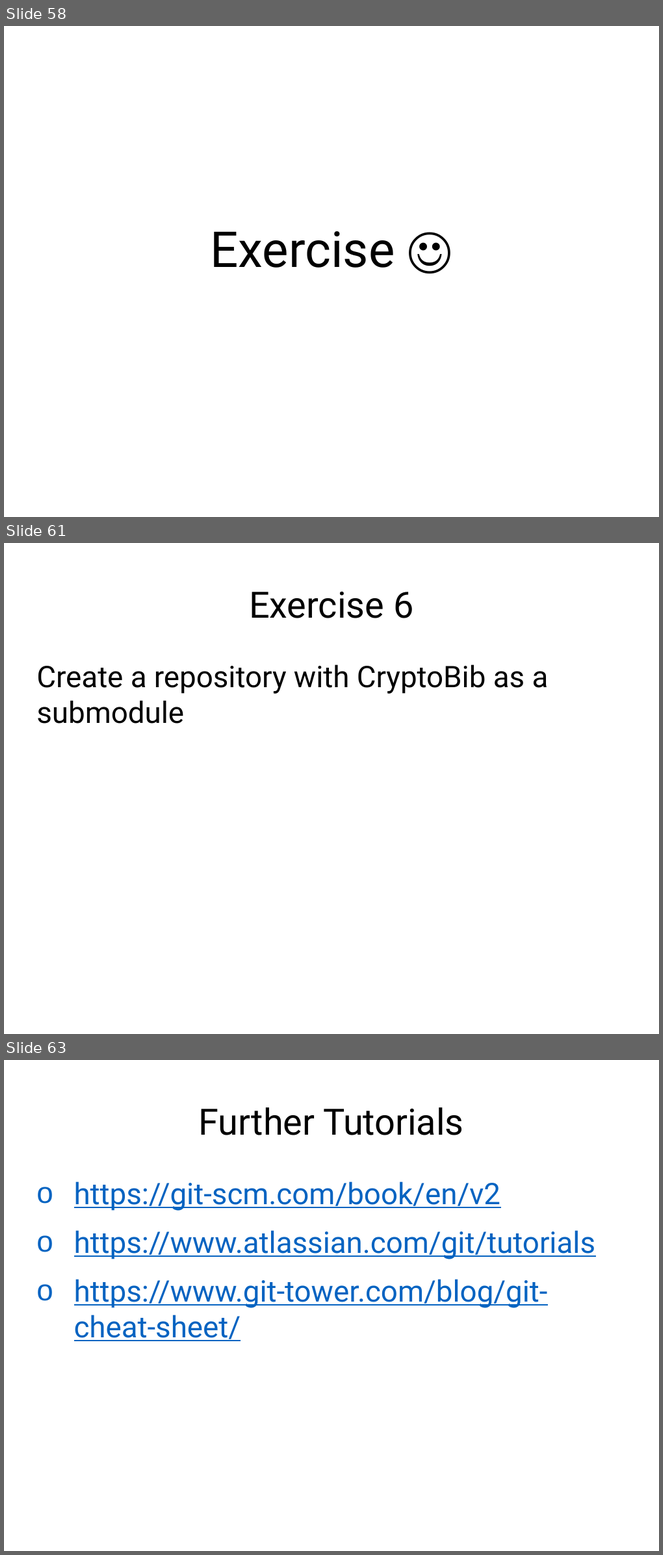
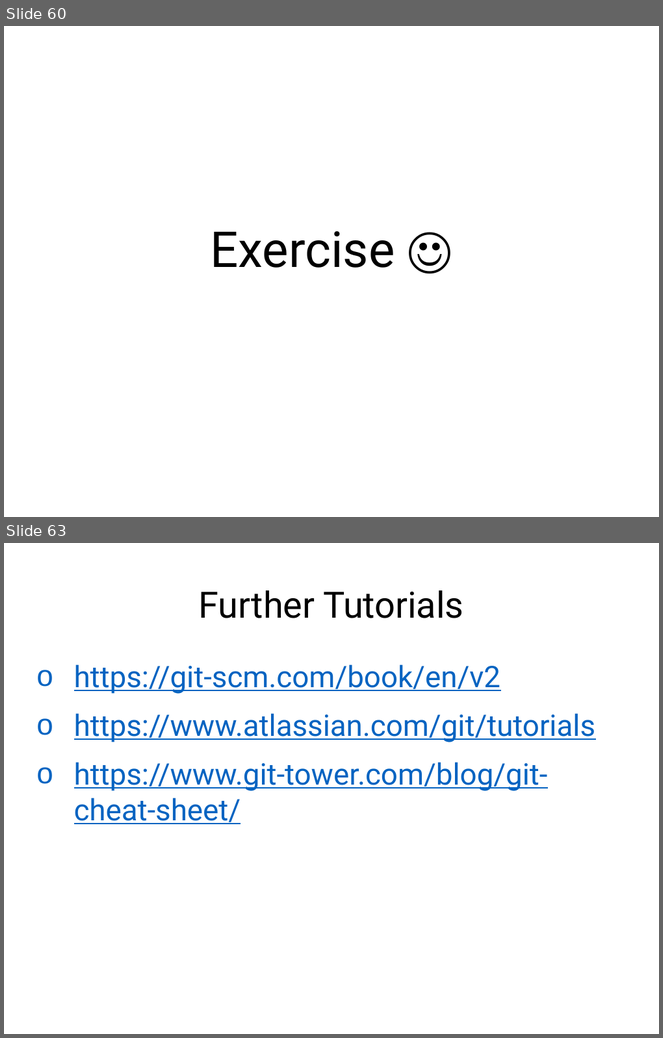
Before and after one commit to rachelplayer/isg-playground, a slide deck: git_workshop.pptx. Shown one above the other, each under a label of ours: slides 58, 61 and 63 before the commit, slides 60 and 63 after it; the slides between them are not shown. The pictures are 663x1555 and 663x1038 pixels, drawn with LibreOffice and Linux fonts; fonts in the diff are those of the drawing. Boxes give left, top, right and bottom in pixels: in the first picture for what was removed or moved away, otherwise in the second. Text is boxed around its words. In the diff, an @@ line names an element or a change of style, - is before the commit and + after.

```diff
--- a/git_workshop.pptx
+++ b/git_workshop.pptx
@@ slide 61 removed at (4,543,659,1034), background #FFFFFF @@
@@ title removed at (249,591,414,618) @@
-Exercise 6
@@ text removed at (36,665,549,724) @@
-Create a repository with CryptoBib as a submodule
@@ what was slide 58 is now slide 60 @@
```
Also in this commit, not shown: 13 slides changed, 5 slides added, 4 other slides removed, 1 other file.
